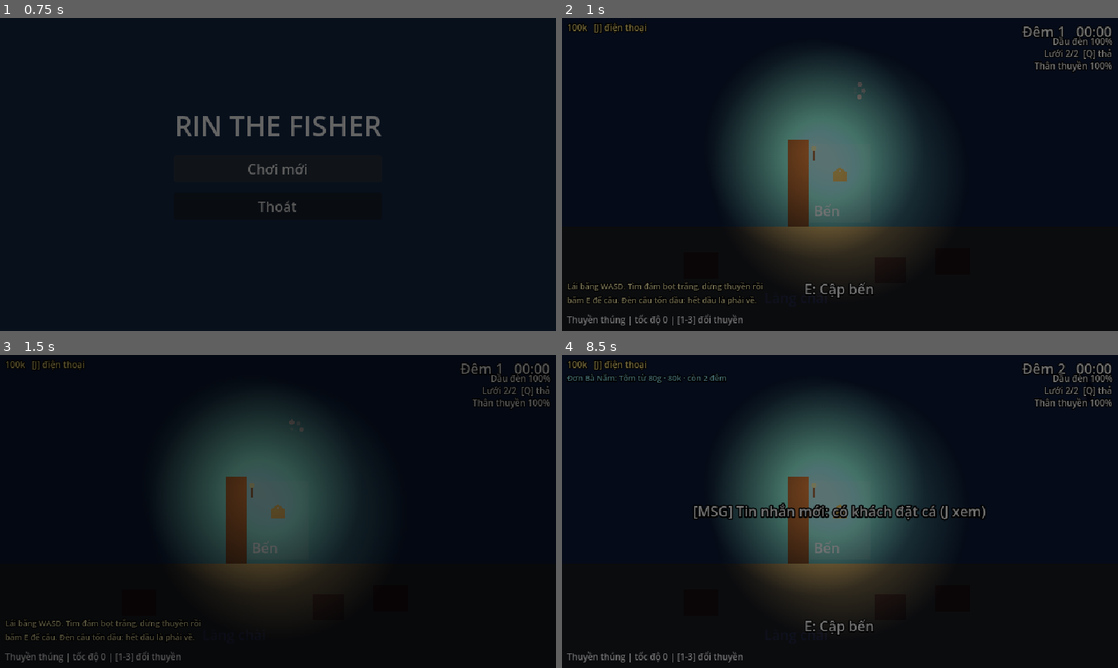
Above: before the commit, frames 1-4 (two rows, left to right).
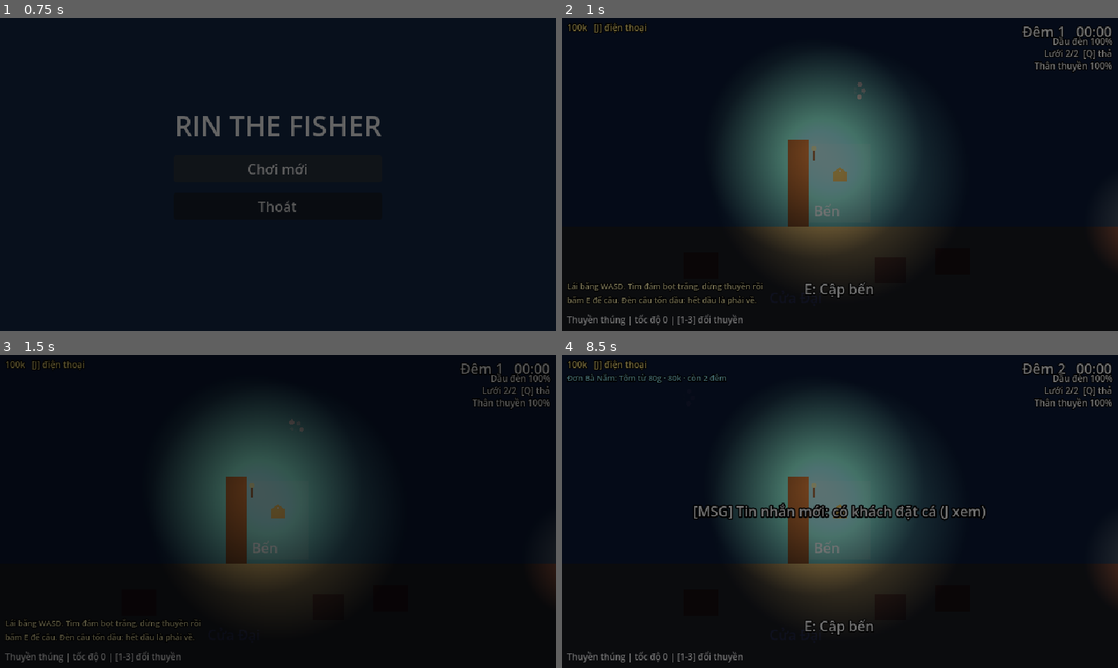
Above: after the commit, the same moments.

Repository: Th1nh2411/tide-then-table
Game: Godot game, scene res://scenes/main_menu/main_menu.tscn
The game is run twice, just before and just after one commit, with the same random seed, the same clock (stepped at 60 frames per second) and the same inputs.
Inputs (mouse positions are in pixels of both pictures, inside the frame that each line leads up to):
- Up to frame 1 (0.75 s): click "Chơi mới" at 0.5 s
- Up to frame 2 (1 s): no input
- Up to frame 3 (1.5 s): tap Enter at 1.25 s; move the mouse to (400, 495) at 1.27 s; hold D (turn_right) from 1.28 s (still down); hold E (interact) from 1.28 s (still down); click (400, 495) at 1.42 s
- Up to frame 4 (8.5 s): tap F (repair_boat) at 1.55 s; release D (turn_right) at 2 s; release E (interact) at 2 s; drag from (728, 527) to (812, 574) at 2.02 s; click "Dậy mở quán (15:00)" at 2.75 s; move the mouse to (895, 442) at 3.52 s; hold D (turn_right) 3.53-4.25 s; hold E (interact) 3.53-4.25 s; tap 1 at 3.6 s; click "+" at 4.25 s; click "−" at 5 s; click "Mở quán (không có món)" at 5.75 s; click "Đóng quán sớm" at 6.5 s; click "Tiếp tục" at 7.25 s; click "Ra khơi đêm mới" at 8 s

Frame 1 is identical in both runs. In frame 2, 0.2% of the frame differs, in the area x 97-100%, y 66-76%; in frame 3, less than 0.1%; in frame 4, 0.2%.

Commit message:
feat(sea): boat lamp with oil-based light radius and darker nights; fish orders from regulars (HUD, phone tab, rest-screen delivery) feat(map): Cù Lao Chàm places — whale shrine blessing, old man's hut patch/rumors, lighthouse logbook, lobster raft sell-off

Diff:
--- a/scenes/sea/fishing_spot_spawner.gd
+++ b/scenes/sea/fishing_spot_spawner.gd
@@ -72,6 +72,10 @@
 	for spot in get_children():
 		if spot.global_position.distance_to(pos) < min_spot_distance:
 			return false
+	# Keep spots away from places on the map (both use `interact`).
+	for poi: Node2D in get_tree().get_nodes_in_group("pois"):
+		if poi.global_position.distance_to(pos) < min_spot_distance:
+			return false
 	var shape := CircleShape2D.new()
 	shape.radius = clearance
 	var query := PhysicsShapeQueryParameters2D.new()
--- a/scenes/sea/hull_controller.gd
+++ b/scenes/sea/hull_controller.gd
@@ -2,8 +2,8 @@
 extends Node
 ## Hull damage at sea. Hitting rocks faster than `safe_impact_speed` costs
 ## hull points; a damaged hull slows the boat; at 0 the boat breaks and the
-## sea scene calls a rescue. Repairs only at the dock (`repair_boat` key),
-## never out at sea. A boat still broken from yesterday can't leave the dock.
+## sea scene calls a rescue. Full repairs only at the dock (`repair_boat`
+## key); out at sea only a pricey patch (ông Tám's hut). A boat still broken from yesterday can't leave the dock.
 
 signal boat_broken
 signal hull_changed
@@ -18,6 +18,9 @@
 @export var slow_below_hp: float = 50.0
 @export var min_speed_factor: float = 0.6
 @export var warn_below_hp: float = 30.0
+
+## Damage multiplier for tonight (the Lăng Ông blessing lowers it).
+var damage_scale: float = 1.0
 
 var _at_dock: bool = false
 
@@ -67,10 +70,23 @@
 	_refresh()
 
 
+## Patch at sea: +`hp` for `cost`. Returns false if the hull is fine or the
+## player can't pay.
+func patch(hp: float, cost: int) -> bool:
+	if not BoatCondition.is_damaged() or not GameState.spend_money(cost):
+		return false
+	var was_broken := BoatCondition.is_broken()
+	GameState.boat_hp = minf(GameState.boat_hp + hp, BoatCondition.MAX_HP)
+	if was_broken:
+		boat.set_physics_process(true)
+	_refresh()
+	return true
+
+
 func _on_collided(impact_speed: float) -> void:
 	if BoatCondition.is_broken():
 		return
-	var damage := maxf(impact_speed - safe_impact_speed, 0.0) * damage_per_speed
+	var damage := maxf(impact_speed - safe_impact_speed, 0.0) * damage_per_speed * damage_scale
 	if damage <= 0.0:
 		return
 	var before := GameState.boat_hp
--- /dev/null
+++ b/scenes/sea/poi/lighthouse.gd
@@ -0,0 +1,70 @@
+class_name Lighthouse
+extends PointOfInterest
+## Hải đăng Hòn Khô: a sweeping beam (a light circling the tower) and the old
+## keeper's logbook. Each visit reads the next page; later pages unlock with
+## the story (they point at the fog). Pages read are saved in story_flags.
+
+const PAGE_FLAG: String = "lighthouse_pages_read"
+
+## Where the tower stands, relative to this node (the visit area is on the
+## water's edge, the tower on the island).
+@export var tower_offset: Vector2 = Vector2(0, -60)
+@export var beam_distance: float = 110.0
+@export var beam_radius: float = 70.0
+@export var beam_turns_per_second: float = 0.12
+@export var beam_color: Color = Color(1.0, 0.95, 0.8)
+@export_multiline var pages: Array[String] = [
+	"Ngày 3 tháng 4. Đêm lặng. Đếm được mười hai ngọn đèn thuyền chài dưới Cửa Đại.",
+	"Ngày 9 tháng 4. Phía đông bắc có một vùng nước không phản chiếu đèn hải đăng. Như mặt biển bị khoét một lỗ.",
+	"Ngày 17 tháng 4. La bàn quay ngược. Có con cá thu phát sáng xanh nổi lên rồi chìm thẳng xuống, không bơi.",
+	"Ngày 18 tháng 4. Sương phủ góc đông bắc. Dưới sương có tiếng thở dài như cá Ông. Tôi sẽ chèo ra xem. Ai đọc được thì...",
+]
+## Pages readable at each Story.stage(): [before omen, omen, fog open].
+@export var pages_by_stage: Array[int] = [2, 3, 4]
+
+var _beam_pivot: Node2D
+
+
+func _ready() -> void:
+	super()
+	_beam_pivot = Node2D.new()
+	_beam_pivot.position = tower_offset
+	add_child(_beam_pivot)
+	var beam := make_lamp(beam_color, beam_radius, 1.2)
+	beam.position = Vector2(beam_distance, 0)
+	_beam_pivot.add_child(beam)
+
+
+func _process(delta: float) -> void:
+	super(delta)
+	_beam_pivot.rotation += TAU * beam_turns_per_second * delta
+
+
+func _interact() -> void:
+	var read := pages_read()
+	var available := mini(pages_by_stage[clampi(Story.stage(), 0, pages_by_stage.size() - 1)], pages.size())
+	if read < available:
+		GameState.set_flag(PAGE_FLAG, read + 1)
+		await dialog.ask(title, "Nhật ký người gác đèn, trang %d:\n\n%s" % [read + 1, pages[read]],
+			PackedStringArray(["Đi tiếp"]))
+	elif available < pages.size():
+		await dialog.ask(title, "Đã đọc hết các trang còn đọc được. Mấy trang sau bị nước biển làm nhòe, để hôm khác thử lại.",
+			PackedStringArray(["Đi tiếp"]))
+	else:
+		await dialog.ask(title, "Trang cuối dừng giữa câu. Người gác đèn chưa bao giờ quay về.",
+			PackedStringArray(["Đi tiếp"]))
+
+
+static func pages_read() -> int:
+	var value: Variant = GameState.story_flags.get(PAGE_FLAG, 0)
+	return int(value) if value is int or value is float else 0
+
+
+func _draw() -> void:
+	# White tower with a red band and a lit lantern room.
+	var top := tower_offset
+	draw_colored_polygon(PackedVector2Array([top + Vector2(-7, 30), top + Vector2(7, 30),
+		top + Vector2(4, 0), top + Vector2(-4, 0)]), Color(0.92, 0.9, 0.85))
+	draw_rect(Rect2(top + Vector2(-6, 12), Vector2(12, 5)), Color(0.75, 0.2, 0.15))
+	draw_circle(top + Vector2(0, -3), 4.0, beam_color)
+	super()
--- /dev/null
+++ b/scenes/sea/poi/lobster_raft.gd
@@ -0,0 +1,44 @@
+class_name LobsterRaft
+extends PointOfInterest
+## Anh Năm's lobster raft on the reef: buys everything in the hold right now
+## at a low "night market" price, to make room without going back to dock.
+
+@export var hold_manager: HoldManager
+## Fraction of base price × size × quality paid per fish.
+@export var sell_ratio: float = 0.5
+
+
+func _interact() -> void:
+	var items := hold_manager.hold.items.duplicate()
+	if items.is_empty():
+		await dialog.ask(title, "Anh Năm: \"Khoang trống trơn mà ghé chi? Đi câu đi em.\"",
+			PackedStringArray(["Đi tiếp"]))
+		return
+	var value := sale_value(items, sell_ratio)
+	var choice := await dialog.ask(title,
+		"Anh Năm: \"Khoang đầy hả? Để anh mua đỡ, giá chợ đêm thôi nghen.\"\n(%d con trong khoang)" % items.size(),
+		PackedStringArray(["Bán hết khoang: %dk" % value, "Thôi, để đem về quán"]))
+	if choice != 0:
+		return
+	for item: InventoryItem in items:
+		hold_manager.hold.remove(item)
+	GameState.add_money(value)
+	hud.flash_message("Bán %d con cho bè tôm hùm: +%dk" % [items.size(), value], 2.0)
+
+
+## What the raft pays for these items.
+static func sale_value(items: Array, ratio: float) -> int:
+	var total := 0.0
+	for item: InventoryItem in items:
+		total += item.fish.base_price * item.size * item.quality * ratio
+	return roundi(total)
+
+
+func _draw() -> void:
+	# Floating frame of bamboo with net cages and a lantern pole.
+	draw_rect(Rect2(-18, -12, 36, 24), Color(0.5, 0.38, 0.22))
+	for x in [-12, 0, 12]:
+		draw_rect(Rect2(x - 5, -8, 10, 16), Color(0.15, 0.3, 0.4))
+	draw_line(Vector2(16, -12), Vector2(16, -24), Color(0.4, 0.3, 0.2), 2.0)
+	draw_circle(Vector2(16, -25), 2.5, lamp_color)
+	super()
--- /dev/null
+++ b/scenes/sea/poi/old_man_hut.gd
@@ -0,0 +1,69 @@
+class_name OldManHut
+extends PointOfInterest
+## Ông Tám's hut on Hòn Lao: an old fisherman who patches hulls at sea (the
+## only repair away from the dock, and pricier) and shares rumors/tips.
+
+@export var hull: HullController
+@export var patch_hp: float = 25.0
+@export var patch_cost: int = 40
+## Tips heard any night.
+@export_multiline var rumors: Array[String] = [
+	"\"Ra tuốt ngoài xa đêm nào cũng có bóng cá lớn lượn. Mà đèn yếu thì đừng ham, con.\"",
+	"\"Bọt màu nâu đục là cá mú núp dưới đó. Rạn đá với ngoài khơi mới có.\"",
+	"\"Câu được con to thì để dành giao khách quen, họ trả gấp mấy lần chợ.\"",
+	"\"Chạy chậm mà đụng đá thì không sao. Chạy hết ga mà đụng là thủng thuyền liền.\"",
+	"\"Bè tôm hùm của thằng Năm ở rạn đá, khoang đầy thì ghé bán đỡ cho nó.\"",
+]
+## Extra rumors once the omen happened / the fog is open (Story.stage() 1, 2).
+@export_multiline var omen_rumors: Array[String] = [
+	"\"Đêm qua tui thấy ánh xanh dưới nước phía đông bắc. Ba chục năm đi biển chưa thấy bao giờ.\"",
+]
+@export_multiline var fog_rumors: Array[String] = [
+	"\"Cái la bàn của tui cứ quay mòng mòng mỗi lần tới gần đám sương. Con cẩn thận.\"",
+]
+
+var _rng := RandomNumberGenerator.new()
+
+
+func _ready() -> void:
+	super()
+	_rng.randomize()
+
+
+func _interact() -> void:
+	var patch_label := "Nhờ vá thuyền (+%d bền, %dk)" % [roundi(patch_hp), patch_cost]
+	if not BoatCondition.is_damaged():
+		patch_label = "Nhờ vá thuyền (thuyền còn lành)"
+	var choice := await dialog.ask(title, "Ông Tám ngồi vá lưới dưới ngọn đèn dầu.\n\"Ra trễ vậy con?\"",
+		PackedStringArray([patch_label, "Hỏi chuyện", "Đi tiếp"]))
+	match choice:
+		0:
+			if not BoatCondition.is_damaged():
+				hud.flash_message("Thuyền còn lành, không cần vá")
+			elif hull.patch(patch_hp, patch_cost):
+				hud.flash_message("Ông Tám vá thuyền: +%d bền, -%dk" % [roundi(patch_hp), patch_cost], 2.0)
+			else:
+				hud.flash_message("Không đủ tiền nhờ vá thuyền")
+		1:
+			await dialog.ask(title, "Ông Tám: " + pick_rumor(Story.stage(), _rng), PackedStringArray(["Đi tiếp"]))
+
+
+## Random rumor from those unlocked at `stage`; story ones come up more.
+func pick_rumor(stage: int, rng: RandomNumberGenerator) -> String:
+	var pool: Array[String] = rumors.duplicate()
+	if stage >= 1:
+		for i in 3:
+			pool.append_array(omen_rumors)
+	if stage >= 2:
+		for i in 3:
+			pool.append_array(fog_rumors)
+	return pool[rng.randi() % pool.size()]
+
+
+func _draw() -> void:
+	# Thatched hut on the island shore.
+	draw_rect(Rect2(-12, -8, 24, 14), Color(0.55, 0.4, 0.25))
+	draw_colored_polygon(PackedVector2Array([Vector2(-16, -8), Vector2(16, -8), Vector2(0, -20)]),
+		Color(0.75, 0.65, 0.35))
+	draw_rect(Rect2(-3, -1, 6, 7), Color(0.95, 0.75, 0.35))  # lit doorway
+	super()
--- /dev/null
+++ b/scenes/sea/poi/point_of_interest.gd
@@ -0,0 +1,108 @@
+class_name PointOfInterest
+extends Area2D
+## A place worth visiting on the map (Cù Lao Chàm / Hội An setting). Has its
+## own lamp so it shows in the dark, draws its name, and when the boat is
+## inside and slow, `interact` runs `_interact()` (override it; it usually
+## awaits `dialog.ask(...)`). Fishing spots keep away (group "pois").
+
+@export var title: String = ""
+@export var prompt_text: String = "E: Ghé"
+## Radius of the visit area (px).
+@export var reach: float = 45.0
+## Boat must be slower than this (px/s) to visit.
+@export var max_speed: float = 25.0
+@export_group("Lamp")
+## Hội An lantern red by default.
+@export var lamp_color: Color = Color(1.0, 0.5, 0.35)
+@export var lamp_radius: float = 70.0
+@export var lamp_energy: float = 1.0
+@export var lamp_offset: Vector2 = Vector2.ZERO
+@export var label_offset: Vector2 = Vector2(0, -30)
+@export_group("Refs")
+@export var hud: SeaHud
+@export var dialog: PoiDialog
+
+var _boat: Boat
+var _can_visit: bool = false
+var _busy: bool = false
+var _time: float = 0.0
+
+
+func _ready() -> void:
+	add_to_group("pois")
+	var shape := CircleShape2D.new()
+	shape.radius = reach
+	var collision := CollisionShape2D.new()
+	collision.shape = shape
+	add_child(collision)
+	var lamp := make_lamp(lamp_color, lamp_radius, lamp_energy)
+	lamp.position = lamp_offset
+	add_child(lamp)
+	body_entered.connect(_on_body_entered)
+	body_exited.connect(_on_body_exited)
+
+
+## Warm radial light that shows through the night tint.
+static func make_lamp(color: Color, radius: float, energy: float = 1.0) -> PointLight2D:
+	var gradient := Gradient.new()
+	gradient.colors = PackedColorArray([Color.WHITE, Color(1, 1, 1, 0)])
+	var texture := GradientTexture2D.new()
+	texture.gradient = gradient
+	texture.width = 64
+	texture.height = 64
+	texture.fill = GradientTexture2D.FILL_RADIAL
+	texture.fill_from = Vector2(0.5, 0.5)
+	texture.fill_to = Vector2(0.5, 0.0)
+	var light := PointLight2D.new()
+	light.texture = texture
+	light.texture_scale = radius * 2.0 / 64.0
+	light.color = color
+	light.energy = energy
+	return light
+
+
+func _process(delta: float) -> void:
+	_time += delta
+	queue_redraw()
+	var can := _boat != null and absf(_boat.speed) <= max_speed and not _busy
+	if can != _can_visit:
+		_can_visit = can
+		if can:
+			hud.show_prompt("%s %s" % [prompt_text, title])
+		else:
+			hud.hide_prompt()
+
+
+func _unhandled_input(event: InputEvent) -> void:
+	if _can_visit and event.is_action_pressed("interact"):
+		get_viewport().set_input_as_handled()
+		_visit()
+
+
+func _visit() -> void:
+	_busy = true
+	_boat.speed = 0.0
+	await _interact()
+	_busy = false
+
+
+## Override: what happens on a visit.
+func _interact() -> void:
+	pass
+
+
+func _draw() -> void:
+	var font := ThemeDB.fallback_font
+	var text_width := font.get_string_size(title, HORIZONTAL_ALIGNMENT_LEFT, -1, 9).x
+	draw_string(font, label_offset - Vector2(text_width * 0.5, 0), title, HORIZONTAL_ALIGNMENT_LEFT, -1, 9,
+		Color(1.0, 0.92, 0.75))
+
+
+func _on_body_entered(body: Node2D) -> void:
+	if body is Boat:
+		_boat = body
+
+
+func _on_body_exited(body: Node2D) -> void:
+	if body == _boat:
+		_boat = null
--- /dev/null
+++ b/scenes/sea/poi/whale_shrine.gd
@@ -0,0 +1,51 @@
+class_name WhaleShrine
+extends PointOfInterest
+## Lăng Ông Cửa Đại: shrine of the whale god (cá Ông) that fishermen believe
+## guides people lost at sea back to shore. Lighting incense blesses tonight's
+## trip (less hull damage). The keeper's words follow the story stage.
+
+@export var hull: HullController
+@export var incense_cost: int = 10
+## Hull damage multiplier for the rest of the night once blessed.
+@export var blessed_damage_scale: float = 0.5
+## Keeper's line per Story.stage() (0 before omen, 1 omen, 2 fog open).
+@export_multiline var keeper_lines: Array[String] = [
+	"Ông từ: \"Cá Ông là thần hộ mạng dân biển. Ai gặp nạn ngoài khơi, Ông dìu vô bờ. Thắp nhang rồi hẵng ra con.\"",
+	"Ông từ: \"Mấy đêm nay ngư dân thấy cá Ông bơi ra hướng đông bắc rồi lặn mất, không trồi lên thở. Lạ lắm con.\"",
+	"Ông từ: \"Hồi xưa ông nội con cũng chèo vô đám sương đó... Con đi thì nhớ đường về.\"",
+]
+
+var _blessed: bool = false
+
+
+func _interact() -> void:
+	var body := keeper_lines[clampi(Story.stage(), 0, keeper_lines.size() - 1)]
+	if _blessed:
+		await dialog.ask(title, body + "\n\nNhang còn cháy. Đêm nay Ông phù hộ.", PackedStringArray(["Đi tiếp"]))
+		return
+	var choice := await dialog.ask(title, body, PackedStringArray([
+		"Thắp nhang (%dk): đêm nay thuyền đỡ hư hại khi va đá" % incense_cost, "Đi tiếp"]))
+	if choice != 0:
+		return
+	if not GameState.spend_money(incense_cost):
+		hud.flash_message("Không đủ tiền mua nhang")
+		return
+	_blessed = true
+	hull.damage_scale = blessed_damage_scale
+	hud.flash_message("Đã thắp nhang. Đêm nay va đá chỉ hư một nửa.", 2.0)
+
+
+func _draw() -> void:
+	# Small shrine on the sand: base, red pillars, curved tiled roof.
+	var base := Vector2(0, 32)
+	draw_rect(Rect2(base + Vector2(-18, -14), Vector2(36, 14)), Color(0.85, 0.8, 0.65))
+	draw_rect(Rect2(base + Vector2(-14, -14), Vector2(4, 14)), Color(0.7, 0.2, 0.15))
+	draw_rect(Rect2(base + Vector2(10, -14), Vector2(4, 14)), Color(0.7, 0.2, 0.15))
+	draw_colored_polygon(PackedVector2Array([base + Vector2(-24, -14), base + Vector2(24, -14),
+		base + Vector2(14, -24), base + Vector2(-14, -24)]), Color(0.45, 0.3, 0.2))
+	if _blessed:
+		# Incense smoke.
+		for i in 3:
+			var y := fmod(_time * 8.0 + i * 6.0, 18.0)
+			draw_circle(base + Vector2(sin(_time + i) * 2.0, -26 - y), 1.5, Color(0.9, 0.9, 0.9, 0.6 - y / 30.0))
+	super()
--- a/scenes/sea/sea_scene.tscn
+++ b/scenes/sea/sea_scene.tscn
@@ -34,6 +34,11 @@
 [ext_resource type="Resource" path="res://data/upgrades/lamp_upgrade.tres" id="32_lampup"]
 [ext_resource type="PackedScene" path="res://scenes/ui/phone_app.tscn" id="33_phone"]
 [ext_resource type="Script" path="res://scenes/sea/boat_lamp.gd" id="34_lamp"]
+[ext_resource type="Script" path="res://scenes/ui/poi_dialog.gd" id="35_dialog"]
+[ext_resource type="Script" path="res://scenes/sea/poi/whale_shrine.gd" id="36_shrine"]
+[ext_resource type="Script" path="res://scenes/sea/poi/old_man_hut.gd" id="37_hut"]
+[ext_resource type="Script" path="res://scenes/sea/poi/lighthouse.gd" id="38_lighthouse"]
+[ext_resource type="Script" path="res://scenes/sea/poi/lobster_raft.gd" id="39_raft"]
 
 [sub_resource type="CircleShape2D" id="CircleShape2D_whirl"]
 radius = 24.0
@@ -146,7 +151,7 @@
 offset_top = 1230.0
 offset_right = 1000.0
 offset_bottom = 1253.0
-text = "Làng chài"
+text = "Cửa Đại"
 horizontal_alignment = 1
 
 [node name="DockLabel" type="Label" parent="Land"]
@@ -204,6 +209,48 @@
 position = Vector2(1550, 1000)
 script = ExtResource("8_rock")
 radius = 14.0
+
+[node name="Places" type="Node2D" parent="."]
+
+[node name="WhaleShrine" type="Area2D" parent="Places" node_paths=PackedStringArray("hull", "hud", "dialog")]
+position = Vector2(1350, 1135)
+script = ExtResource("36_shrine")
+hull = NodePath("../../HullController")
+title = "Lăng Ông"
+reach = 40.0
+lamp_offset = Vector2(0, 20)
+hud = NodePath("../../SeaHud")
+dialog = NodePath("../../PoiDialog")
+
+[node name="OldManHut" type="Area2D" parent="Places" node_paths=PackedStringArray("hull", "hud", "dialog")]
+position = Vector2(480, 345)
+script = ExtResource("37_hut")
+hull = NodePath("../../HullController")
+title = "Chòi ông Tám (Hòn Lao)"
+label_offset = Vector2(0, -26)
+hud = NodePath("../../SeaHud")
+dialog = NodePath("../../PoiDialog")
+
+[node name="Lighthouse" type="Area2D" parent="Places" node_paths=PackedStringArray("hud", "dialog")]
+position = Vector2(1450, 262)
+script = ExtResource("38_lighthouse")
+title = "Hải đăng Hòn Khô"
+reach = 40.0
+lamp_color = Color(1, 0.92, 0.75, 1)
+lamp_radius = 50.0
+lamp_offset = Vector2(0, -10)
+hud = NodePath("../../SeaHud")
+dialog = NodePath("../../PoiDialog")
+
+[node name="LobsterRaft" type="Area2D" parent="Places" node_paths=PackedStringArray("hold_manager", "hud", "dialog")]
+position = Vector2(1400, 780)
+script = ExtResource("39_raft")
+hold_manager = NodePath("../../HoldManager")
+title = "Bè tôm hùm anh Năm"
+lamp_radius = 60.0
+lamp_offset = Vector2(16, -25)
+hud = NodePath("../../SeaHud")
+dialog = NodePath("../../PoiDialog")
 
 [node name="FishingSpots" type="Node2D" parent="." node_paths=PackedStringArray("zones_root")]
 script = ExtResource("14_spawner")
@@ -344,4 +391,7 @@
 theme_override_font_sizes/font_size = 10
 text = "debug"
 
+[node name="PoiDialog" type="CanvasLayer" parent="."]
+script = ExtResource("35_dialog")
+
 [node name="PhoneApp" parent="." instance=ExtResource("33_phone")]
--- /dev/null
+++ b/scenes/test/places_test.gd
@@ -0,0 +1,52 @@
+extends Control
+## Standalone test for places on the map (run with F6): raft price, rumor
+## pools by story stage, story stage and lighthouse page counter. Visiting
+## needs the sea scene, which autosaves, so it isn't done here.
+
+@export var fish_catalog: FishCatalog
+
+var _failures: int = 0
+
+
+func _ready() -> void:
+	GameState.reset()
+	var mu := InventoryItem.new(_fish("ca_mu"), 1.0, 1.5)
+	var tom := InventoryItem.new(_fish("tom"), 0.7, 1.0)
+	_check("raft price", LobsterRaft.sale_value([mu, tom], 0.5) == roundi(90 * 1.5 * 0.5 + 25 * 0.7 * 0.5))
+
+	_check("story stage 0", Story.stage() == 0)
+	var hut := OldManHut.new()
+	var rng := RandomNumberGenerator.new()
+	rng.seed = 3
+	var seen_omen := false
+	for i in 200:
+		seen_omen = seen_omen or hut.pick_rumor(0, rng) in hut.omen_rumors
+	_check("no omen rumors before omen", not seen_omen)
+	GameState.day = 5
+	Story.trigger_omen()
+	_check("story stage 1", Story.stage() == 1)
+	for i in 200:
+		seen_omen = seen_omen or hut.pick_rumor(1, rng) in hut.omen_rumors
+	_check("omen rumors after omen", seen_omen)
+	GameState.day = 6
+	_check("story stage 2", Story.stage() == 2)
+	hut.free()
+
+	_check("lighthouse pages default 0", Lighthouse.pages_read() == 0)
+	GameState.set_flag(Lighthouse.PAGE_FLAG, 2.0)  # JSON float
+	_check("lighthouse pages from save", Lighthouse.pages_read() == 2)
+	GameState.reset()
+	print("Places: %s" % ("TẤT CẢ PASS" if _failures == 0 else "%d FAIL" % _failures))
+
+
+func _check(label: String, ok: bool) -> void:
+	if not ok:
+		_failures += 1
+	print("%s  %s" % ["PASS" if ok else "FAIL", label])
+
+
+func _fish(id: String) -> FishData:
+	for f in fish_catalog.fish:
+		if f.id == id:
+			return f
+	return null
--- /dev/null
+++ b/scenes/test/places_test.tscn
@@ -0,0 +1,22 @@
+[gd_scene format=3]
+
+[ext_resource type="Script" path="res://scenes/test/places_test.gd" id="1_test"]
+[ext_resource type="Resource" path="res://data/fish/fish_catalog.tres" id="2_fish"]
+
+[node name="PlacesTest" type="Control"]
+layout_mode = 3
+anchors_preset = 15
+anchor_right = 1.0
+anchor_bottom = 1.0
+grow_horizontal = 2
+grow_vertical = 2
+script = ExtResource("1_test")
+fish_catalog = ExtResource("2_fish")
+
+[node name="Label" type="Label" parent="."]
+layout_mode = 0
+offset_left = 16.0
+offset_top = 16.0
+offset_right = 600.0
+offset_bottom = 40.0
+text = "Xem kết quả trong Output (PASS / FAIL)."
--- /dev/null
+++ b/scenes/ui/poi_dialog.gd
@@ -0,0 +1,101 @@
+class_name PoiDialog
+extends CanvasLayer
+## Small talk box for places on the map (shrine, hut, lighthouse, raft).
+## `ask()` pauses the game, shows a title, a text and numbered options, and
+## returns the chosen index (-1 = closed with Esc / E). Built in code.
+## Put it after PauseMenu/HoldUI and before PhoneApp in the scene tree.
+
+signal _answered(index: int)
+
+@export var panel_width: float = 380.0
+
+var _opened_pause: bool = false
+var _option_count: int = 0
+
+var _title: Label
+var _body: Label
+var _options: VBoxContainer
+
+
+func _ready() -> void:
+	layer = 22
+	process_mode = Node.PROCESS_MODE_ALWAYS
+	_build()
+	hide()
+
+
+func is_open() -> bool:
+	return visible
+
+
+## Shows the dialog and waits for a choice. Options are shown as "1. ...".
+func ask(title: String, body: String, options: PackedStringArray) -> int:
+	_title.text = title
+	_body.text = body
+	for child in _options.get_children():
+		child.queue_free()
+	for i in options.size():
+		var button := Button.new()
+		button.text = "%d. %s" % [i + 1, options[i]]
+		button.alignment = HORIZONTAL_ALIGNMENT_LEFT
+		button.focus_mode = Control.FOCUS_NONE
+		button.add_theme_font_size_override("font_size", 10)
+		button.pressed.connect(_answered.emit.bind(i))
+		_options.add_child(button)
+	_option_count = options.size()
+	_opened_pause = not get_tree().paused
+	get_tree().paused = true
+	show()
+	var index: int = await _answered
+	hide()
+	if _opened_pause:
+		get_tree().paused = false
+	return index
+
+
+func _unhandled_input(event: InputEvent) -> void:
+	if not visible:
+		return
+	if event.is_action_pressed("pause") or event.is_action_pressed("interact"):
+		get_viewport().set_input_as_handled()
+		_answered.emit(-1)
+	elif event is InputEventKey and event.is_pressed() and not event.is_echo():
+		var index: int = (event as InputEventKey).physical_keycode - KEY_1
+		if index >= 0 and index < _option_count:
+			get_viewport().set_input_as_handled()
+			_answered.emit(index)
+
+
+func _build() -> void:
+	var dim := ColorRect.new()
+	dim.color = Color(0, 0, 0, 0.35)
+	dim.set_anchors_preset(Control.PRESET_FULL_RECT)
+	add_child(dim)
+	var center := CenterContainer.new()
+	center.set_anchors_preset(Control.PRESET_FULL_RECT)
+	add_child(center)
+	var panel := PanelContainer.new()
+	panel.custom_minimum_size = Vector2(panel_width, 0)
+	center.add_child(panel)
+	var margin := MarginContainer.new()
+	for side in ["left", "right", "top", "bottom"]:
+		margin.add_theme_constant_override("margin_" + side, 10)
+	panel.add_child(margin)
+	var box := VBoxContainer.new()
+	box.add_theme_constant_override("separation", 6)
+	margin.add_child(box)
+	_title = Label.new()
+	_title.add_theme_color_override("font_color", Color(1.0, 0.75, 0.45))
+	_title.add_theme_font_size_override("font_size", 12)
+	box.add_child(_title)
+	_body = Label.new()
+	_body.autowrap_mode = TextServer.AUTOWRAP_WORD_SMART
+	_body.add_theme_font_size_override("font_size", 10)
+	box.add_child(_body)
+	_options = VBoxContainer.new()
+	box.add_child(_options)
+	var hint := Label.new()
+	hint.text = "Phím số / click để chọn · E / Esc: đi tiếp"
+	hint.add_theme_color_override("font_color", Color(0.6, 0.65, 0.7))
+	hint.add_theme_font_size_override("font_size", 8)
+	box.add_child(hint)
--- a/systems/story/story.gd
+++ b/systems/story/story.gd
@@ -29,6 +29,14 @@
 	return GameState.day >= OMEN_DAY and trigger_omen()
 
 
+## 0 = before the omen, 1 = omen seen (fog not open yet), 2 = fog open.
+## Places on the map pick their lines by stage.
+static func stage() -> int:
+	if is_fog_open():
+		return 2
+	return 1 if GameState.story_flags.has(OMEN_DAY_FLAG) else 0
+
+
 static func is_fog_open() -> bool:
 	var omen_day: Variant = GameState.story_flags.get(OMEN_DAY_FLAG)
 	# JSON saves turn ints into floats, so accept both.
Not shown, added: scenes/sea/poi/lighthouse.gd.uid
Not shown, added: scenes/sea/poi/lobster_raft.gd.uid
Not shown, added: scenes/sea/poi/old_man_hut.gd.uid
Not shown, added: scenes/sea/poi/point_of_interest.gd.uid
Not shown, added: scenes/sea/poi/whale_shrine.gd.uid
Not shown, added: scenes/test/places_test.gd.uid
Not shown, added: scenes/ui/poi_dialog.gd.uid
Not shown, changed: CLAUDE.md
Not shown, changed: PLAN.md
